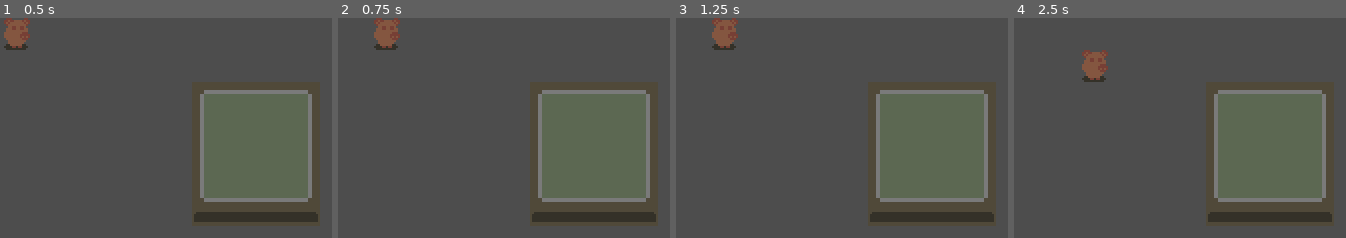
Above: before the commit, frames 1-4 (left to right).
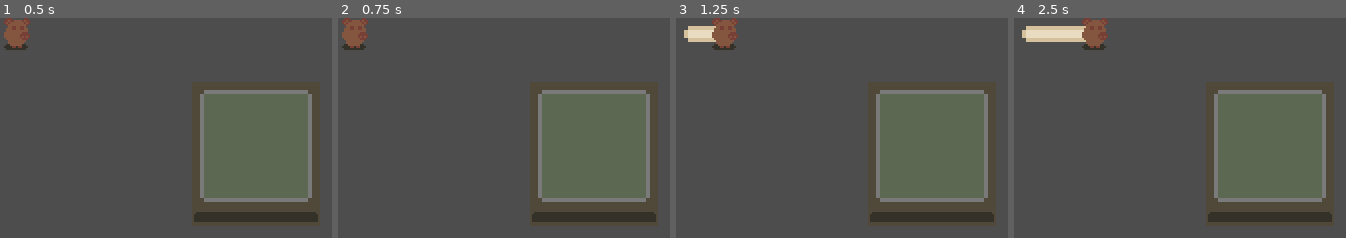
Above: after the commit, the same moments.

Repository: luwucoso/oinkjam2
Game: Godot game, scene res://scene.tscn
Same seed, same stepped clock (60 frames per second), same inputs: the game is played once before the commit and once after it.
Inputs:
- Up to frame 1 (0.5 s): no input
- Up to frame 2 (0.75 s): tap Enter at 0.5 s; hold D (move_right) from 0.53 s (still down); tap Z (undo) at 0.6 s
- Up to frame 3 (1.25 s): keep holding D (move_right); tap X (redo, bound only after the commit) at 0.8 s
- Up to frame 4 (2.5 s): tap Space at 1.25 s; release D (move_right) at 1.28 s; hold Down (move_down) 1.28-2.03 s; tap X (redo, bound only after the commit) at 1.35, 2.3 s; tap Z (undo) at 1.55, 2.1 s; tap Enter at 2 s; hold D (move_right) from 2.03 s (still down)

Frame 1 is identical in both runs. In frame 2, 1.9% of the frame differs, in the area x 1-19%, y 0-15%; in frame 3, 0.6%; in frame 4, 3.2%, in the area x 2-29%, y 0-30%.

Commit message:
simple path

Diff:
--- a/code/player.gd
+++ b/code/player.gd
@@ -1,34 +1,84 @@
 class_name PlayerController extends Node
 
 @export var floor_layer: TileMapLayer
+@export var lines_layer: TileMapLayer
 @export var sprite: Sprite2D
+
+@export var move_speed: float = 40.0
 
 var player_position: Vector2i = Vector2i.ZERO
 var target_position: Vector2
 
-@export var move_speed: float = 30.0
+var path_history: Array[Vector2i] = []
+
+var undo_redo := UndoRedo.new()
+
 
 func _ready() -> void:
 	target_position = floor_layer.map_to_local(player_position)
 	sprite.position = target_position
 
+	path_history.push_back(player_position)
+
+
 func _physics_process(delta: float) -> void:
+	if sprite.position.distance_to(target_position) > 1.0:
+		sprite.position = sprite.position.lerp(target_position, move_speed * delta)
+		return
+
 	var moved := false
+	var new_pos := player_position
 
 	if Input.is_action_just_pressed("move_right"):
-		player_position.x += 1
+		new_pos.x += 1
 		moved = true
 	elif Input.is_action_just_pressed("move_left"):
-		player_position.x -= 1
+		new_pos.x -= 1
 		moved = true
 	elif Input.is_action_just_pressed("move_down"):
-		player_position.y += 1
+		new_pos.y += 1
 		moved = true
 	elif Input.is_action_just_pressed("move_up"):
-		player_position.y -= 1
+		new_pos.y -= 1
 		moved = true
 
 	if moved:
-		target_position = floor_layer.map_to_local(player_position)
+		var old_pos := player_position
+
+		undo_redo.create_action("Move Player")
+
+		undo_redo.add_do_method(_apply_move.bind(new_pos))
+		undo_redo.add_do_method(_push_path.bind(new_pos))
+
+		undo_redo.add_undo_method(_apply_move.bind(old_pos))
+		undo_redo.add_undo_method(_pop_path)
+
+		undo_redo.commit_action()
+
+	if Input.is_action_just_pressed("undo"):
+		undo_redo.undo()
+
+	if Input.is_action_just_pressed("redo"):
+		undo_redo.redo()
 
 	sprite.position = sprite.position.lerp(target_position, move_speed * delta)
+
+
+func _apply_move(pos: Vector2i) -> void:
+	player_position = pos
+	target_position = floor_layer.map_to_local(player_position)
+	_update_path_visual()
+
+
+func _push_path(pos: Vector2i) -> void:
+	path_history.push_back(pos)
+	_update_path_visual()
+
+func _pop_path() -> void:
+	if path_history.size() > 1:
+		path_history.pop_back()
+	_update_path_visual()
+
+func _update_path_visual() -> void:
+	lines_layer.clear()
+	lines_layer.set_cells_terrain_path(path_history, 0, 0)
--- a/project.godot
+++ b/project.godot
@@ -65,6 +65,12 @@
 , Object(InputEventJoypadButton,"resource_local_to_scene":false,"resource_name":"","device":-1,"button_index":2,"pressure":0.0,"pressed":true,"script":null)
 ]
 }
+redo={
+"deadzone": 0.2,
+"events": [Object(InputEventKey,"resource_local_to_scene":false,"resource_name":"","device":-1,"window_id":0,"alt_pressed":false,"shift_pressed":false,"ctrl_pressed":false,"meta_pressed":false,"pressed":false,"keycode":0,"physical_keycode":88,"key_label":0,"unicode":120,"location":0,"echo":false,"script":null)
+, Object(InputEventJoypadButton,"resource_local_to_scene":false,"resource_name":"","device":-1,"button_index":0,"pressure":0.0,"pressed":true,"script":null)
+]
+}
 
 [physics]
 
--- a/scene.tscn
+++ b/scene.tscn
@@ -3,6 +3,7 @@
 [ext_resource type="Texture2D" uid="uid://beiboox4oh0o4" path="res://art/pig.png" id="1_ulcgi"]
 [ext_resource type="TileSet" uid="uid://bg7iqi3vcprg0" path="res://sets/tileset.tres" id="2_nxogm"]
 [ext_resource type="Script" uid="uid://ck875har62r75" path="res://code/player.gd" id="3_3253y"]
+[ext_resource type="TileSet" uid="uid://biecfibyms4a7" path="res://sets/line_set.tres" id="4_u3cyc"]
 
 [node name="Node2D" type="Node2D" unique_id=173471357]
 
@@ -10,9 +11,13 @@
 tile_map_data = PackedByteArray("AAAHAAIAAAABAAAAAAAGAAMAAAAAAAEAAAAGAAQAAAAAAAEAAAAHAAQAAAABAAEAAAAIAAQAAAABAAEAAAAJAA …(240 unchanged characters)…
 tile_set = ExtResource("2_nxogm")
 
-[node name="PlayerController" type="Node" parent="." unique_id=781343774 node_paths=PackedStringArray("floor_layer", "sprite")]
+[node name="Lines" type="TileMapLayer" parent="." unique_id=1871790888]
+tile_set = ExtResource("4_u3cyc")
+
+[node name="PlayerController" type="Node" parent="." unique_id=781343774 node_paths=PackedStringArray("floor_layer", "lines_layer", "sprite")]
 script = ExtResource("3_3253y")
 floor_layer = NodePath("../Floor")
+lines_layer = NodePath("../Lines")
 sprite = NodePath("Pig")
 metadata/_custom_type_script = "uid://ck875har62r75"
 
--- /dev/null
+++ b/sets/line_set.tres
@@ -0,0 +1,100 @@
+[gd_resource type="TileSet" format=3 uid="uid://biecfibyms4a7"]
+
+[ext_resource type="Texture2D" uid="uid://b8sqekykttmfv" path="res://art/line_set.png" id="1_7ec8h"]
+
+[sub_resource type="TileSetAtlasSource" id="TileSetAtlasSource_jnian"]
+texture = ExtResource("1_7ec8h")
+separation = Vector2i(1, 1)
+3:0/0 = 0
+3:0/0/terrain_set = 0
+3:0/0/terrain = 0
+3:0/0/terrains_peering_bit/right_side = 0
+3:0/0/terrains_peering_bit/bottom_side = 0
+4:0/0 = 0
+4:0/0/terrain_set = 0
+4:0/0/terrain = 0
+4:0/0/terrains_peering_bit/right_side = 0
+4:0/0/terrains_peering_bit/bottom_side = 0
+4:0/0/terrains_peering_bit/left_side = 0
+5:0/0 = 0
+5:0/0/terrain_set = 0
+5:0/0/terrain = 0
+5:0/0/terrains_peering_bit/bottom_side = 0
+5:0/0/terrains_peering_bit/left_side = 0
+6:0/0 = 0
+3:1/0 = 0
+3:1/0/terrain_set = 0
+3:1/0/terrain = 0
+3:1/0/terrains_peering_bit/right_side = 0
+3:1/0/terrains_peering_bit/bottom_side = 0
+3:1/0/terrains_peering_bit/top_side = 0
+4:1/0 = 0
+4:1/0/terrain_set = 0
+4:1/0/terrain = 0
+4:1/0/terrains_peering_bit/right_side = 0
+4:1/0/terrains_peering_bit/bottom_side = 0
+4:1/0/terrains_peering_bit/left_side = 0
+4:1/0/terrains_peering_bit/top_side = 0
+5:1/0 = 0
+5:1/0/terrain_set = 0
+5:1/0/terrain = 0
+5:1/0/terrains_peering_bit/bottom_side = 0
+5:1/0/terrains_peering_bit/left_side = 0
+5:1/0/terrains_peering_bit/top_side = 0
+6:1/0 = 0
+3:2/0 = 0
+3:2/0/terrain_set = 0
+3:2/0/terrain = 0
+3:2/0/terrains_peering_bit/right_side = 0
+3:2/0/terrains_peering_bit/top_side = 0
+4:2/0 = 0
+4:2/0/terrain_set = 0
+4:2/0/terrain = 0
+4:2/0/terrains_peering_bit/right_side = 0
+4:2/0/terrains_peering_bit/left_side = 0
+4:2/0/terrains_peering_bit/top_side = 0
+5:2/0 = 0
+5:2/0/terrain_set = 0
+5:2/0/terrain = 0
+5:2/0/terrains_peering_bit/left_side = 0
+5:2/0/terrains_peering_bit/top_side = 0
+6:2/0 = 0
+3:3/0 = 0
+3:3/0/terrain_set = 0
+3:3/0/terrain = 0
+3:3/0/terrains_peering_bit/bottom_side = 0
+3:4/0 = 0
+3:4/0/terrain_set = 0
+3:4/0/terrain = 0
+3:4/0/terrains_peering_bit/bottom_side = 0
+3:4/0/terrains_peering_bit/top_side = 0
+3:5/0 = 0
+3:5/0/terrain_set = 0
+3:5/0/terrain = 0
+3:5/0/terrains_peering_bit/top_side = 0
+0:6/0 = 0
+0:6/0/terrain_set = 0
+0:6/0/terrain = 0
+0:6/0/terrains_peering_bit/right_side = 0
+1:6/0 = 0
+1:6/0/terrain_set = 0
+1:6/0/terrain = 0
+1:6/0/terrains_peering_bit/right_side = 0
+1:6/0/terrains_peering_bit/left_side = 0
+2:6/0 = 0
+2:6/0/terrain_set = 0
+2:6/0/terrain = 0
+2:6/0/terrains_peering_bit/left_side = 0
+3:6/0 = 0
+3:6/0/terrain_set = 0
+3:6/0/terrain = 0
+0:7/0 = 0
+1:7/0 = 0
+2:7/0 = 0
+3:7/0 = 0
+
+[resource]
+terrain_set_0/mode = 0
+terrain_set_0/terrain_0/name = "Terrain 0"
+terrain_set_0/terrain_0/color = Color(0.5, 0.34375, 0.25, 1)
+sources/0 = SubResource("TileSetAtlasSource_jnian")
Binary file added: art/line_set.png
Not shown, added: art/line_set.png.import
Binary file added: tileset.png
Not shown, added: tileset.png.import
